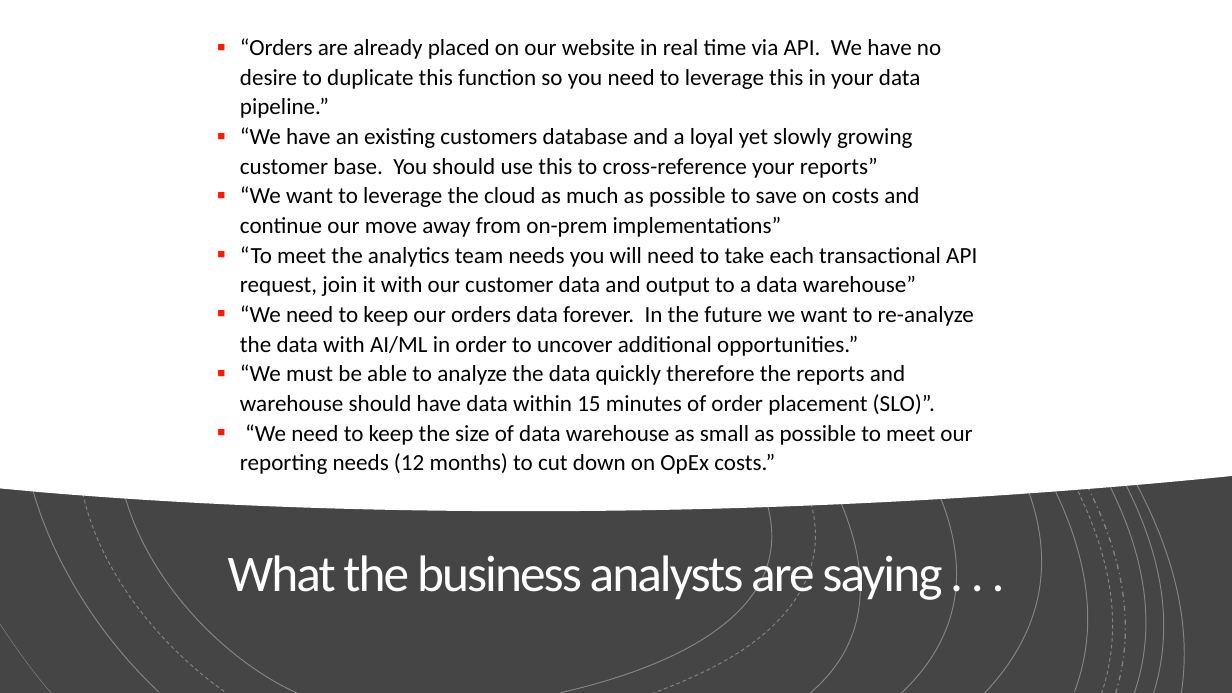
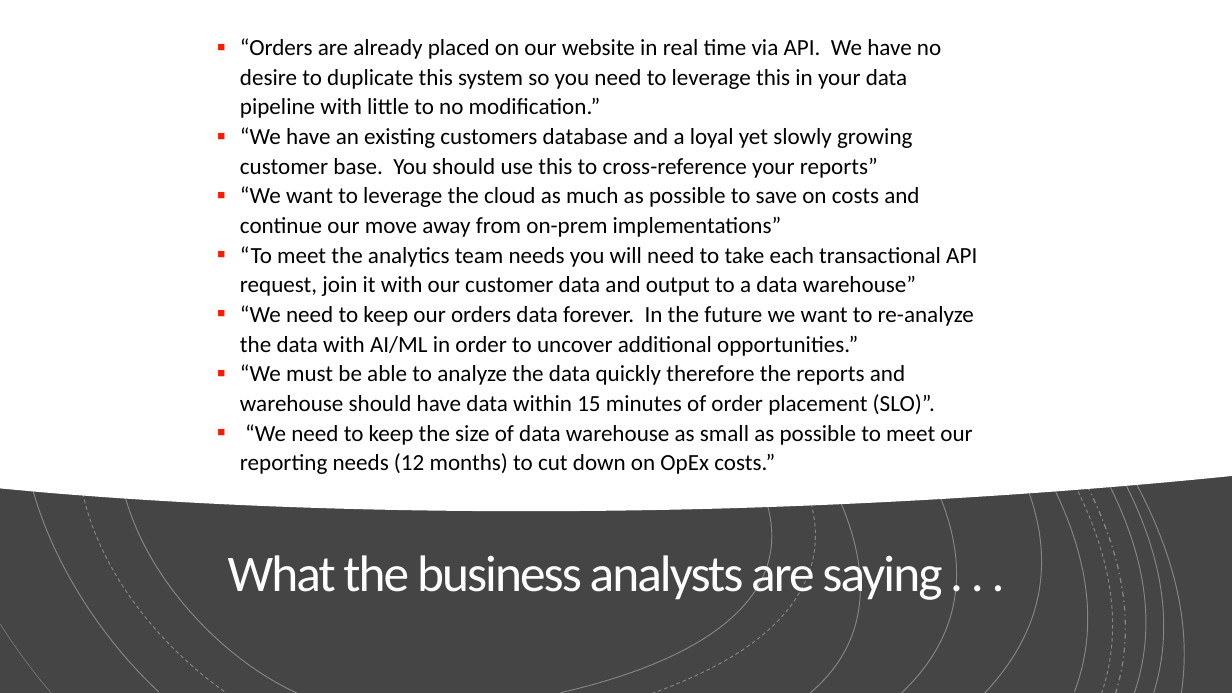
Before and after one commit to jerrycutshaw/spinners-pizza-example-solution-architecture, a slide deck: slide 5 of spinners-pizza-delivery-presentation.pptx. Drawn at 1232x693 pixels with LibreOffice and Linux fonts; fonts in the diff are those of the drawing. Boxes give left, top, right and bottom in pixels: in the first picture for what was removed or moved away, otherwise in the second. Text is boxed around its words. In the diff, an @@ line names an element or a change of style, - is before the commit and + after.

```diff
--- a/spinners-pizza-delivery-presentation.pptx
+++ b/spinners-pizza-delivery-presentation.pptx
@@ text at (x1=240, y1=38, x2=941, y2=118): text changed @@
-▪ “Orders are already placed on our website in real time via API. We have no desire to duplicate this function so you need to leverage this in your data pipeline.”
+▪ “Orders are already placed on our website in real time via API. We have no desire to duplicate this system so you need to leverage this in your data pipeline with little to no modification.”
```
Also in this commit, not shown: 4 other slides changed.
